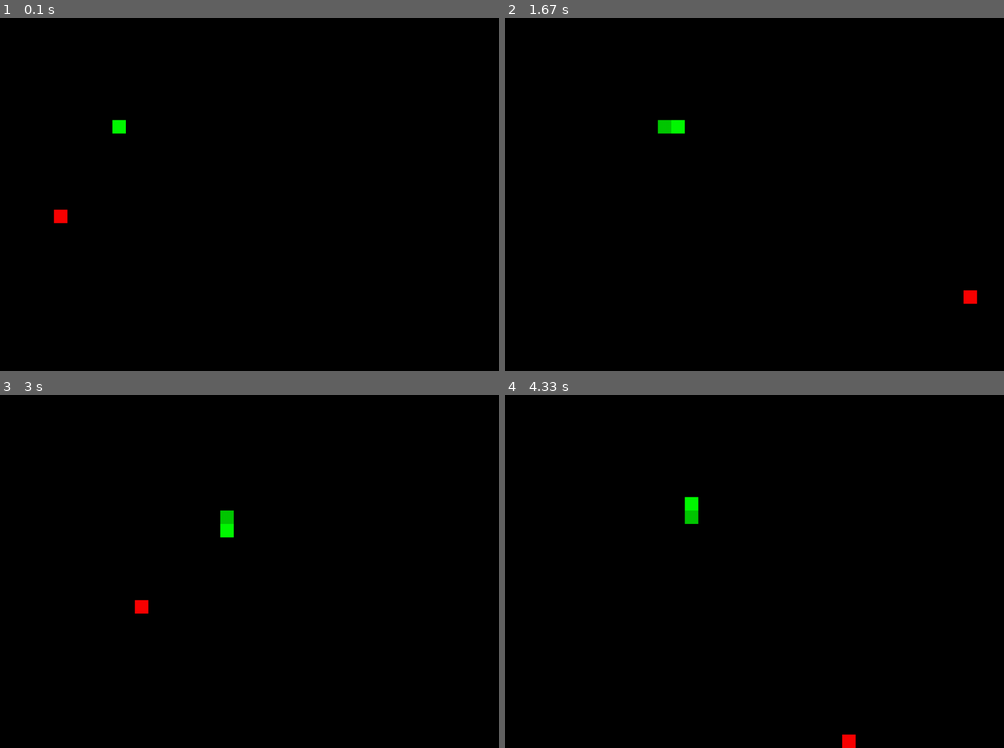
Above: before the commit, frames 1-4 (two rows, left to right).
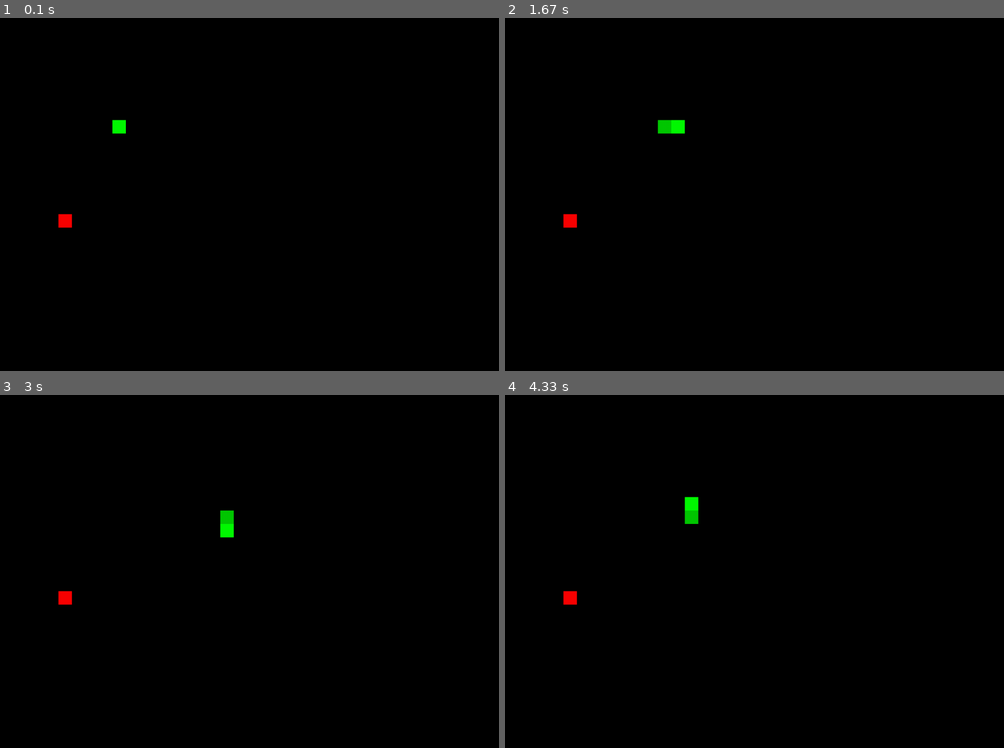
Above: after the commit, the same moments.

Repository: David-cantCode/snake-pygame
Game: pygame game, started from main.py
The game is run twice, just before and just after one commit, with the same random seed, the same clock (stepped at 60 frames per second) and the same inputs.
Inputs:
- Up to frame 1 (0.1 s): no input
- Up to frame 2 (1.67 s): hold D 0.33-0.8 s; hold W 0.83-1.27 s; hold D from 1.3 s (still down)
- Up to frame 3 (3 s): release D at 1.8 s; hold S 2.4-2.95 s; hold A from 2.98 s (still down)
- Up to frame 4 (4.33 s): release A at 3.53 s; hold W 3.57-4.12 s; hold D from 4.15 s (still down)

The runs differ from the first frame. In frame 1, 0.1% of the frame differs, in the area x 10-15%, y 54-60%; in frame 2, 0.2%, in the area x 11-95%, y 55-82%; in frame 3, 0.2%; in frame 4, 0.2%.

Commit message:
FOOD GETS EATEN PLAYER GOES BIG SUUIII

Diff:
--- a/food.py
+++ b/food.py
@@ -15,7 +15,9 @@
         py.draw.rect(self.screen, (250,0,0), (self.position[0], self.position[1], settings.sqaure_size, settings.sqaure_size))
 
 
-    def eaten_check(self, player_positions):
-        return False
+    def eaten_check(self, player_position):
+            print(self.position)
 
-        #ret false or true if eaten ye
+            if player_position[0] == self.position[0] and player_position[1] == self.position[1]:
+                return True
+            return False
--- a/main.py
+++ b/main.py
@@ -28,8 +28,10 @@
 
 def get_food():
 
+    global active_food
+
     #check to positions of player so we dont spawn food on him
-    all_positions = [(x * settings.sqaure_size, y * settings.sqaure_size) for x in range(map.cols) for y in range(map.rows)]
+    all_positions = [(x * settings.sqaure_size + 10, y * settings.sqaure_size + 10) for x in range(map.cols) for y in range(map.rows)]
     player_positions = player.get_positions()
 
 
@@ -38,7 +40,7 @@
     if not valid_positions: settings.game_over = true
 
 
-
+    active_food = True
 
     return f.Food(rn.choice(valid_positions), screen)
 
@@ -104,7 +106,7 @@
 
 
 
-    if food.eaten_check(player.get_positions()) == True: player.size += 1; active_food == False
+    if food.eaten_check(player.position) == True: player.size += 1; active_food = False
 
 
 
